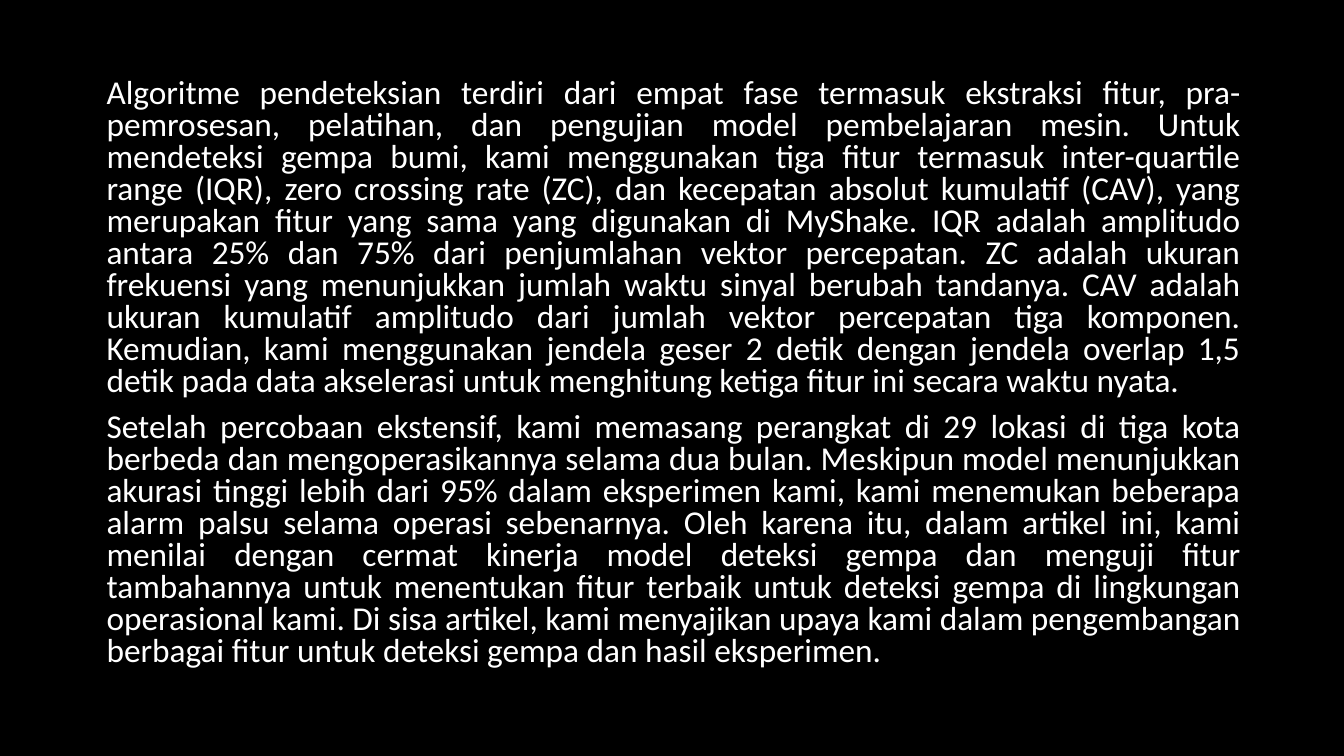
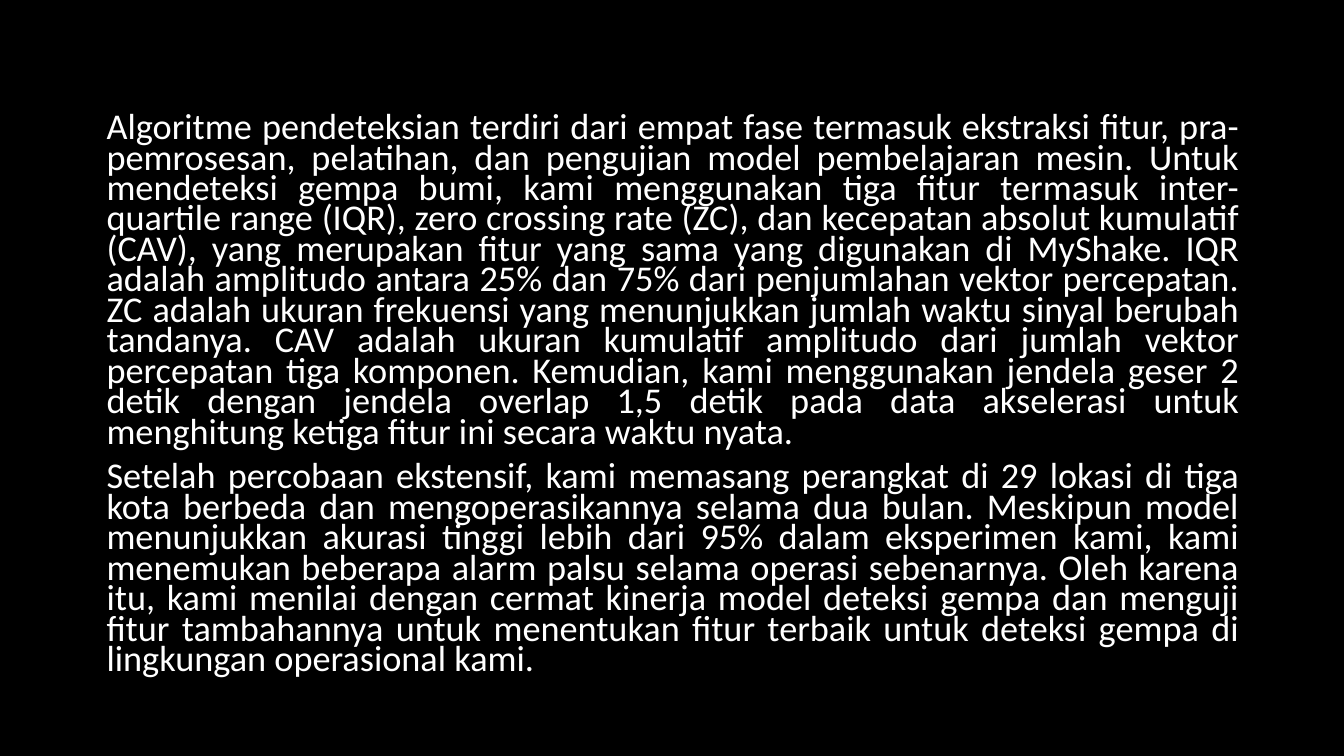
Before and after one commit to juvina03/SBP, a slide deck: slide 7 of PPT_Presentasi_SBP.pptx. Drawn at 1344x756 pixels with LibreOffice and Linux fonts; fonts in the diff are those of the drawing. Boxes give left, top, right and bottom in pixels: in the first picture for what was removed or moved away, otherwise in the second. Text is boxed around its words. In the diff, an @@ line names an element or a change of style, - is before the commit and + after.

```diff
--- a/PPT_Presentasi_SBP.pptx
+++ b/PPT_Presentasi_SBP.pptx
@@ text "Algoritme pendeteksian terdiri dari empat ...": place and size @@
-text "Algoritme pendeteksian terdiri dari empat ..." at (107, 81, 1241, 668)
+text "Algoritme pendeteksian terdiri dari empat ..." at (107, 113, 1239, 678)
@@ text at (107, 113, 1239, 451): size 23.8 to 25.9 pt in "Algoritme pendeteksian terdiri dari empat fase termasuk ..."; line spacing 0.8 to 0.7 @@
@@ text at (107, 462, 1239, 678): text changed; size 23.8 to 25.9 pt @@
-Setelah percobaan ekstensif, kami memasang perangkat di 29 lokasi di tiga kota berbeda dan mengoperasikannya selama dua bulan. Meskipun model menunjukkan akurasi tinggi lebih dari 95% dalam eksperimen kami, kami menemukan beberapa alarm palsu selama operasi sebenarnya. Oleh karena itu, dalam artikel ini, kami menilai dengan cermat kinerja model deteksi gempa dan menguji fitur tambahannya untuk menentukan fitur terbaik untuk deteksi gempa di lingkungan operasional kami. Di sisa artikel, kami menyajikan upaya kami dalam pengembangan berbagai fitur untuk deteksi gempa dan hasil eksperimen.
+Setelah percobaan ekstensif, kami memasang perangkat di 29 lokasi di tiga kota berbeda dan mengoperasikannya selama dua bulan. Meskipun model menunjukkan akurasi tinggi lebih dari 95% dalam eksperimen kami, kami menemukan beberapa alarm palsu selama operasi sebenarnya. Oleh karena itu, kami menilai dengan cermat kinerja model deteksi gempa dan menguji fitur tambahannya untuk menentukan fitur terbaik untuk deteksi gempa di lingkungan operasional kami.
```
Also in this commit, not shown: 3 other slides changed.
